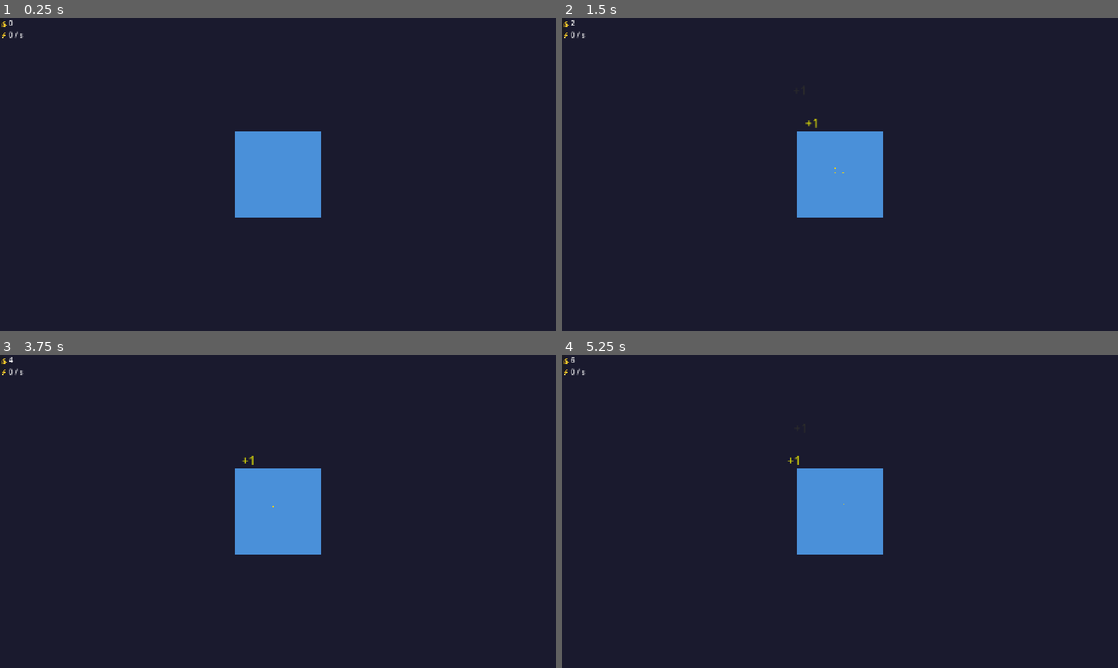
Above: before the commit, frames 1-4 (two rows, left to right).
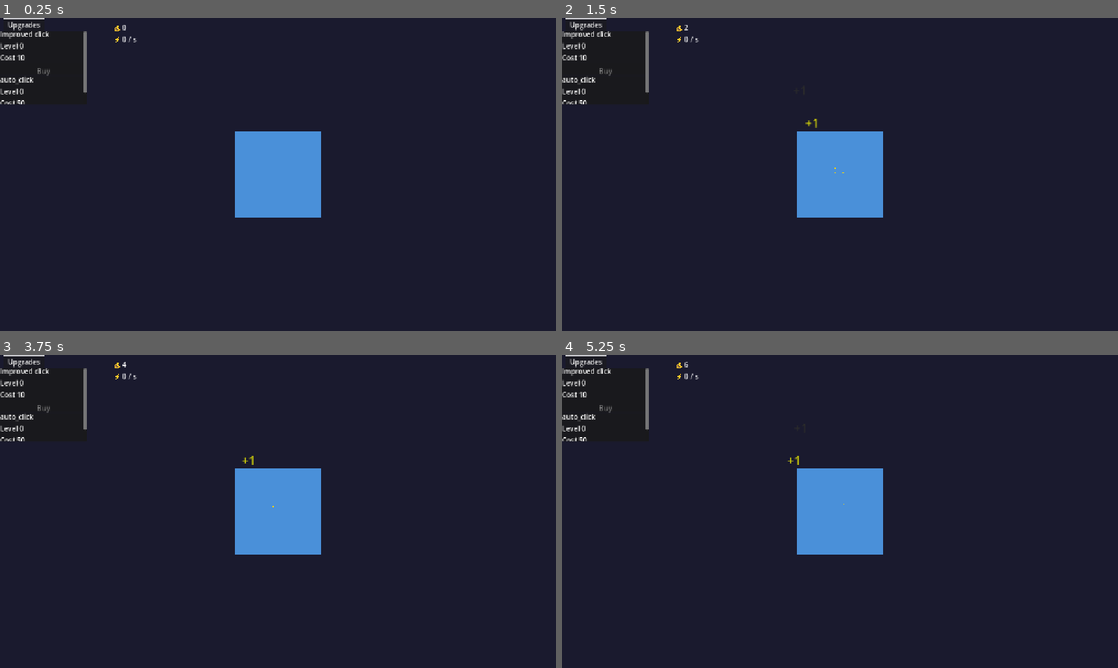
Above: after the commit, the same moments.

Repository: petit-crabe/clicker-game
Game: Godot game, scene res://scenes/main.tscn
The game is run twice, just before and just after one commit, with the same random seed, the same clock (stepped at 60 frames per second) and the same inputs.
Inputs (mouse positions are in pixels of both pictures, inside the frame that each line leads up to):
- Up to frame 1 (0.25 s): no input
- Up to frame 2 (1.5 s): click (840, 174) at 0.5 s; click (840, 174) at 1.25 s
- Up to frame 3 (3.75 s): click (278, 511) at 2 s; tap Enter at 3.5 s
- Up to frame 4 (5.25 s): tap Space at 4.25 s; tap Enter at 5 s

The runs differ from the first frame. In frame 1, 0.7% of the frame differs, in the area x 0-25%, y 0-28%; in frame 2, 0.7%; in frame 3, 0.7%; in frame 4, 0.7%.

Commit message:
feat: implement upgrades system (data, buy logic, UpgradeButton UI)

Diff:
--- a/scenes/main.gd
+++ b/scenes/main.gd
@@ -2,14 +2,25 @@
 
 @onready var _currency_label: Label = $HUD/CurrencyLabel
 @onready var _production_label: Label = $HUD/ProductionLabel
+@onready var _click_button: TextureButton = $ClickZone/ClickButton
 
-@onready var _click_button: TextureButton = $ClickZone/ClickButton
+@onready var _upgrade_list: VBoxContainer = $ShopTabs/Upgrades/UpgradeList
+
+const UPGRADE_BUTTON_SCENE := preload("res://scenes/ui/upgrade_button.tscn")
 
 func _ready() -> void:
 	GameManager.currency_changed.connect(_on_currency_changed)
 	_on_currency_changed(GameManager.currency)
 	_production_label.text = "⚡ 0 / s"
 	_click_button.pressed.connect(_on_click_button_pressed)
+	_build_upgrade_ui()
+
+func _build_upgrade_ui() -> void:
+	for id in GameManager.upgrades:
+		var btn: Control = UPGRADE_BUTTON_SCENE.instantiate()
+
+		_upgrade_list.add_child(btn)
+		btn.setup(id)
 
 func _on_currency_changed(new_amount: float) -> void:
 	_currency_label.text = "💰 " + GameManager.format_number(new_amount)
--- a/scenes/main.tscn
+++ b/scenes/main.tscn
@@ -40,8 +40,10 @@
 
 [node name="HUD" type="VBoxContainer" parent="." unique_id=1747639011]
 layout_mode = 0
-offset_right = 40.0
-offset_bottom = 40.0
+offset_left = 260.0
+offset_top = 10.0
+offset_right = 318.0
+offset_bottom = 60.0
 
 [node name="CurrencyLabel" type="Label" parent="HUD" unique_id=1628093402]
 layout_mode = 2
@@ -52,9 +54,19 @@
 text = "⚡ 0 / s"
 
 [node name="ShopTabs" type="TabContainer" parent="." unique_id=344427481]
+custom_minimum_size = Vector2(200, 200)
 layout_mode = 0
-offset_right = 8.0
-offset_bottom = 40.0
+offset_right = 102.0
+offset_bottom = 131.0
+current_tab = 0
+
+[node name="Upgrades" type="ScrollContainer" parent="ShopTabs" unique_id=1971764084]
+custom_minimum_size = Vector2(200, 100)
+layout_mode = 2
+metadata/_tab_index = 0
+
+[node name="UpgradeList" type="VBoxContainer" parent="ShopTabs/Upgrades" unique_id=1141961512]
+layout_mode = 2
 
 [node name="AchievementToast" type="Panel" parent="." unique_id=1118836056]
 visible = false
--- /dev/null
+++ b/scenes/ui/upgrade_button.tscn
@@ -0,0 +1,33 @@
+[gd_scene format=3 uid="uid://e3helbn2fp3h"]
+
+[ext_resource type="Script" uid="uid://coi5fnwcp2wv4" path="res://scripts/upgrade_button.gd" id="1_tii4b"]
+
+[node name="UpgradeButton" type="Panel" unique_id=442723398]
+custom_minimum_size = Vector2(200, 100)
+offset_right = 40.0
+offset_bottom = 40.0
+script = ExtResource("1_tii4b")
+
+[node name="VBoxContainer" type="VBoxContainer" parent="." unique_id=81427941]
+layout_mode = 1
+anchors_preset = 15
+anchor_right = 1.0
+anchor_bottom = 1.0
+grow_horizontal = 2
+grow_vertical = 2
+
+[node name="NameLabel" type="Label" parent="VBoxContainer" unique_id=43355173]
+layout_mode = 2
+text = "Upgrade"
+
+[node name="LevelLabel" type="Label" parent="VBoxContainer" unique_id=115605404]
+layout_mode = 2
+text = "Level 0"
+
+[node name="CostLabel" type="Label" parent="VBoxContainer" unique_id=932536382]
+layout_mode = 2
+text = "Cost : 10"
+
+[node name="BuyButton" type="Button" parent="VBoxContainer" unique_id=231284526]
+layout_mode = 2
+text = "Buy"
--- a/scripts/game_manager.gd
+++ b/scripts/game_manager.gd
@@ -3,11 +3,47 @@
 signal currency_changed(new_amount: float)
 
 var currency: float = 0.0
+var currency_per_click: float = 1.0
 
-var currency_per_click: float = 1.0
+var upgrades: Dictionary = {
+	"better_click": {
+		"level": 0,
+		"base_cost": 10.0,
+		"cost_multiplier": 1.5,
+		"description": "Increases revenue per click"
+	},
+	"auto_click": {
+		"level": 0,
+		"base_cost": 50.0,
+		"cost_multiplier": 1.3,
+		"description": "Generates automatic clicks"
+	}
+}
 
 func click() -> void:
 	_add_currency(currency_per_click)
+
+func _get_upgrade_cost(id: String) -> float:
+	if not upgrades.has(id):
+		return 0.0
+	var data: Dictionary = upgrades[id]
+	return data["base_cost"] * pow(data["cost_multiplier"], data["level"])
+
+func buy_upgrade(id: String) -> bool:
+	var cost := _get_upgrade_cost(id)
+	if currency < cost:
+		return false
+
+	currency -= cost
+	upgrades[id]["level"] += 1
+
+	match  id:
+		"better_click":
+			currency_per_click += 1.0
+		"auto_click":
+			pass
+
+	return true
 
 func _add_currency(amount: float) -> void:
 	currency += amount
--- /dev/null
+++ b/scripts/upgrade_button.gd
@@ -0,0 +1,39 @@
+extends Panel
+
+@onready var _name_label: Label = $VBoxContainer/NameLabel
+@onready var _level_label: Label = $VBoxContainer/LevelLabel
+@onready var _cost_label: Label = $VBoxContainer/CostLabel
+@onready var _buy_button: Button = $VBoxContainer/BuyButton
+
+var _upgrade_id: String = ""
+
+const DISPLAY_NAMES: Dictionary = {
+	"better_click": "Improved click",
+	"auto-click": "Auto-click"
+}
+
+func setup(upgrade_id: String) -> void:
+	_upgrade_id = upgrade_id
+
+	_buy_button.pressed.connect(_on_buy_pressed)
+
+	GameManager.currency_changed.connect(_on_currency_changed)
+
+	_refresh()
+
+func _refresh() -> void:
+	var data: Dictionary = GameManager.upgrades[_upgrade_id]
+	var cost: float = GameManager._get_upgrade_cost(_upgrade_id)
+
+	_name_label.text = DISPLAY_NAMES.get(_upgrade_id, _upgrade_id)
+	_level_label.text = "Level %d" % data["level"]
+	_cost_label.text = "Cost %s" % GameManager.format_number(cost)
+
+	_buy_button.disabled = GameManager.currency < cost
+
+func _on_buy_pressed() ->void:
+	if GameManager.buy_upgrade(_upgrade_id):
+		_refresh()
+
+func _on_currency_changed(_amount: float) -> void:
+	_refresh()
Not shown, added: scripts/upgrade_button.gd.uid
